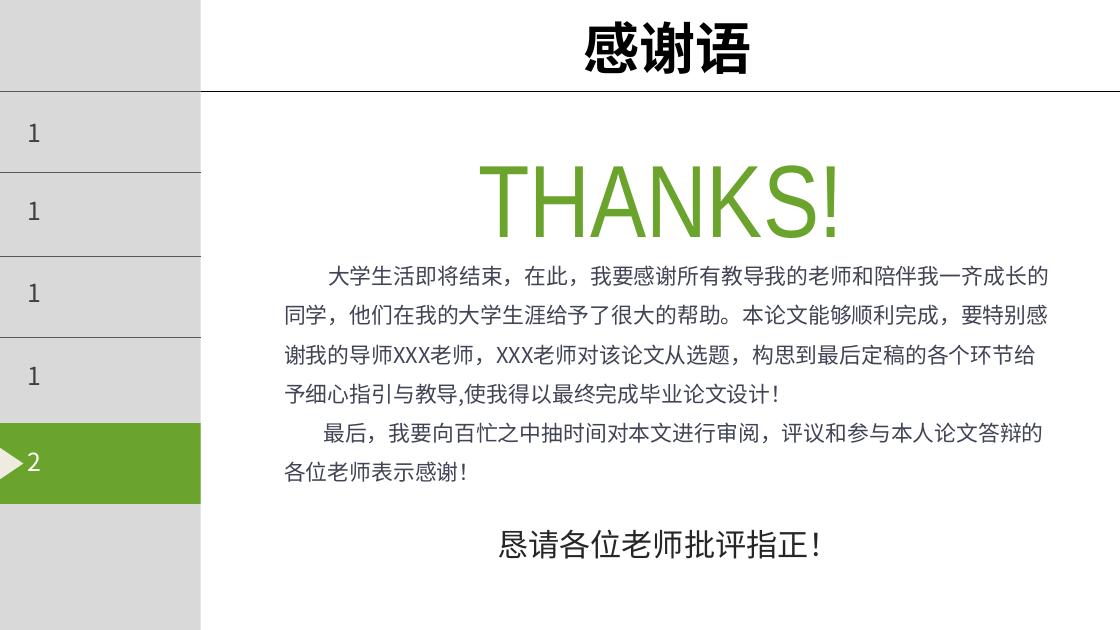
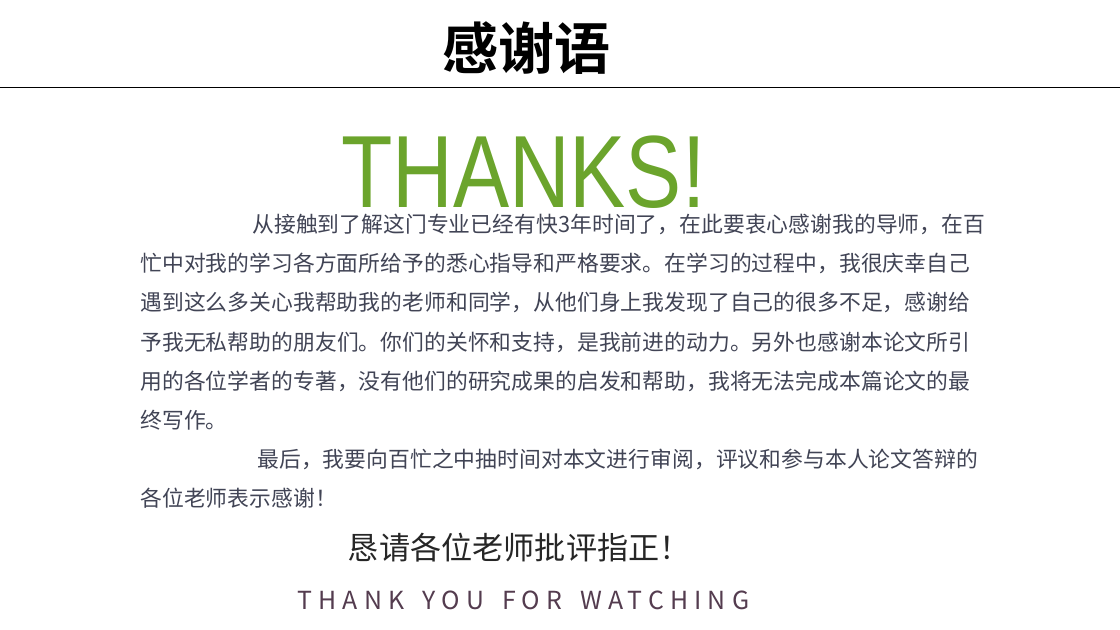
Before and after one commit to cnishop/d2src, a slide deck: slide 27 of 论文/毕业答辩.pptx (slide 34 before the commit). Drawn at 1120x630 pixels with LibreOffice and Linux fonts; fonts in the diff are those of the drawing; background and template pictures are left out. Boxes give left, top, right and bottom in pixels: in the first picture for what was removed or moved away, otherwise in the second. Text is boxed around its words. In the diff, an @@ line names an element or a change of style, - is before the commit and + after.

```diff
--- a/论文/毕业答辩.pptx
+++ b/论文/毕业答辩.pptx
@@ rectangle removed at <box>0,0,200,629</box> @@
@@ rectangle removed at <box>11,0,198,88</box> @@
@@ text "感谢语" at <box>442,21,610,74</box>: alignment centre to left @@
@@ text "THANKS!": place and size @@
-text "THANKS!" at <box>478,165,842,238</box>
+text "THANKS!" at <box>341,135,705,226</box>
@@ text "THANKS!" at <box>341,135,705,226</box>: alignment left to centre @@
@@ line added from (0, 87) to (1120, 87), #000000 0.75 pt @@
@@ text removed at <box>42,62,163,91</box> @@
-你学习的名称
@@ line removed from (200, 92) to (0, 92) @@
@@ line removed from (192, 92) to (1120, 92) @@
@@ text removed at <box>27,124,41,142</box> @@
-1
@@ line removed from (200, 172) to (0, 172) @@
@@ text removed at <box>27,202,41,220</box> @@
-1
@@ text "从接触到了解这门专业已经有快3年时间了，在此要衷心感谢我的导师，在百忙中对我的学习各方面所给予的悉心指导和严格要求。在学 ...": place and size @@
-text "从接触到了解这门专业已经有快3年时间了，在此要衷心感谢我的导师，在百忙中对我的学习各方面所给予的悉心指导和严格要求。在学 ..." at <box>284,265,1049,482</box>
+text "从接触到了解这门专业已经有快3年时间了，在此要衷心感谢我的导师，在百忙中对我的学习各方面所给予的悉心指导和严格要求。在学 ..." at <box>140,213,985,508</box>
@@ text at <box>140,213,985,430</box>: text changed @@
-大学生活即将结束，在此，我要感谢所有教导我的老师和陪伴我一齐成长的同学，他们在我的大学生涯给予了很大的帮助。本论文能够顺利完成，要特别感谢我的导师XXX老师，XXX老师对该论文从选题，构思到最后定稿的各个环节给予细心指引与教导,使我得以最终完成毕业论文设计！
+从接触到了解这门专业已经有快3年时间了，在此要衷心感谢我的导师，在百忙中对我的学习各方面所给予的悉心指导和严格要求。在学习的过程中，我很庆幸自己遇到这么多关心我帮助我的老师和同学，从他们身上我发现了自己的很多不足，感谢给予我无私帮助的朋友们。你们的关怀和支持，是我前进的动力。另外也感谢本论文所引用的各位学者的专著，没有他们的研究成果的启发和帮助，我将无法完成本篇论文的最终写作。
@@ line removed from (200, 256) to (0, 256) @@
@@ text removed at <box>27,284,41,302</box> @@
-1
@@ line removed from (200, 337) to (0, 337) @@
@@ text removed at <box>27,367,41,385</box> @@
-1
@@ rectangle removed at <box>0,423,200,504</box> @@
@@ triangle removed at <box>0,447,23,479</box> @@
@@ text removed at <box>27,452,41,471</box> @@
-2
@@ text "恳请各位老师批评指正！": place and size @@
-text "恳请各位老师批评指正！" at <box>497,529,840,559</box>
+text "恳请各位老师批评指正！" at <box>348,532,691,562</box>
@@ text added at <box>264,579,782,620</box>, 16 pt, text #543C4F @@
+THANK YOU FOR WATCHING
```
Also in this commit, not shown: 10 other slides changed, 7 slides added, 16 slides removed, 1 other file.
